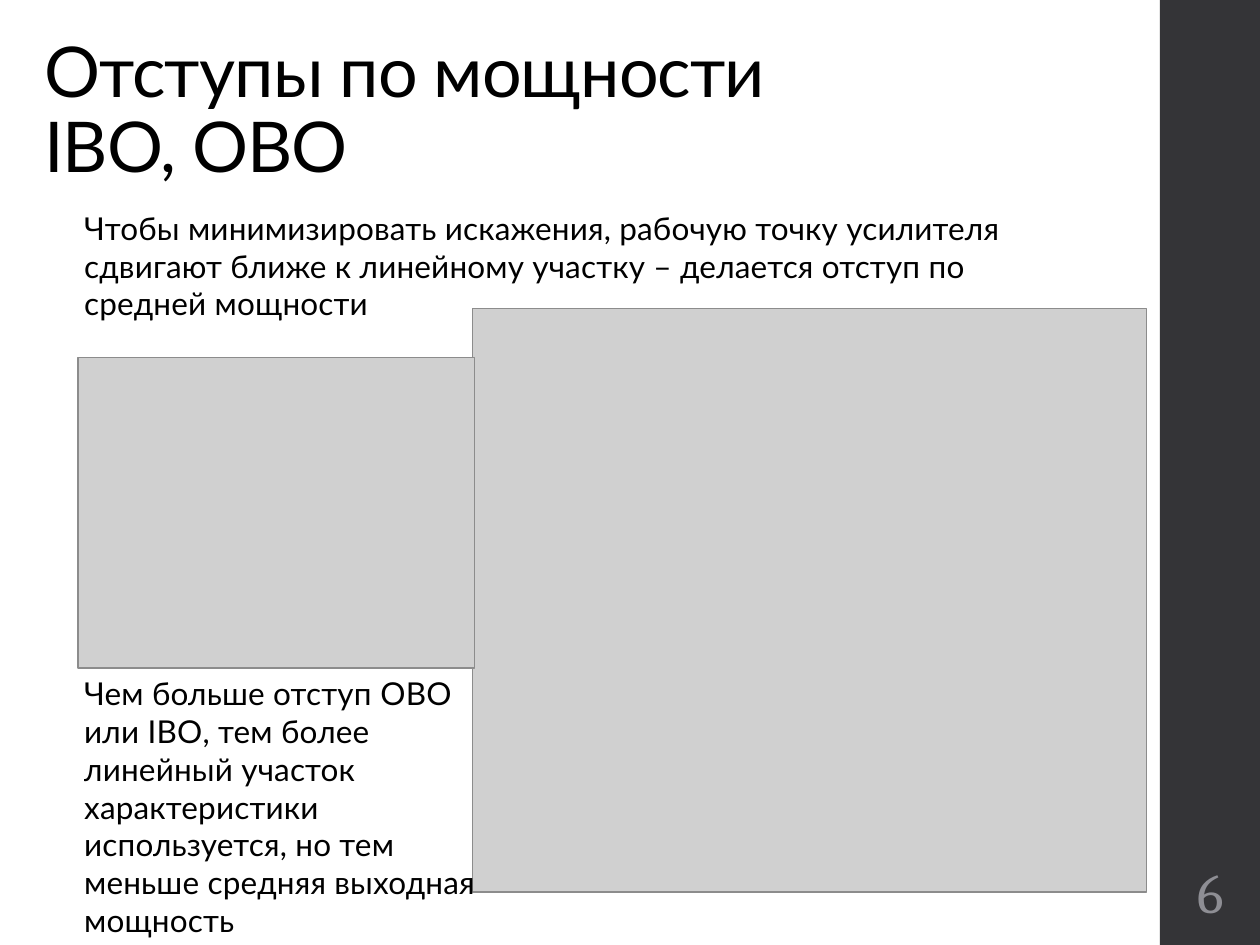
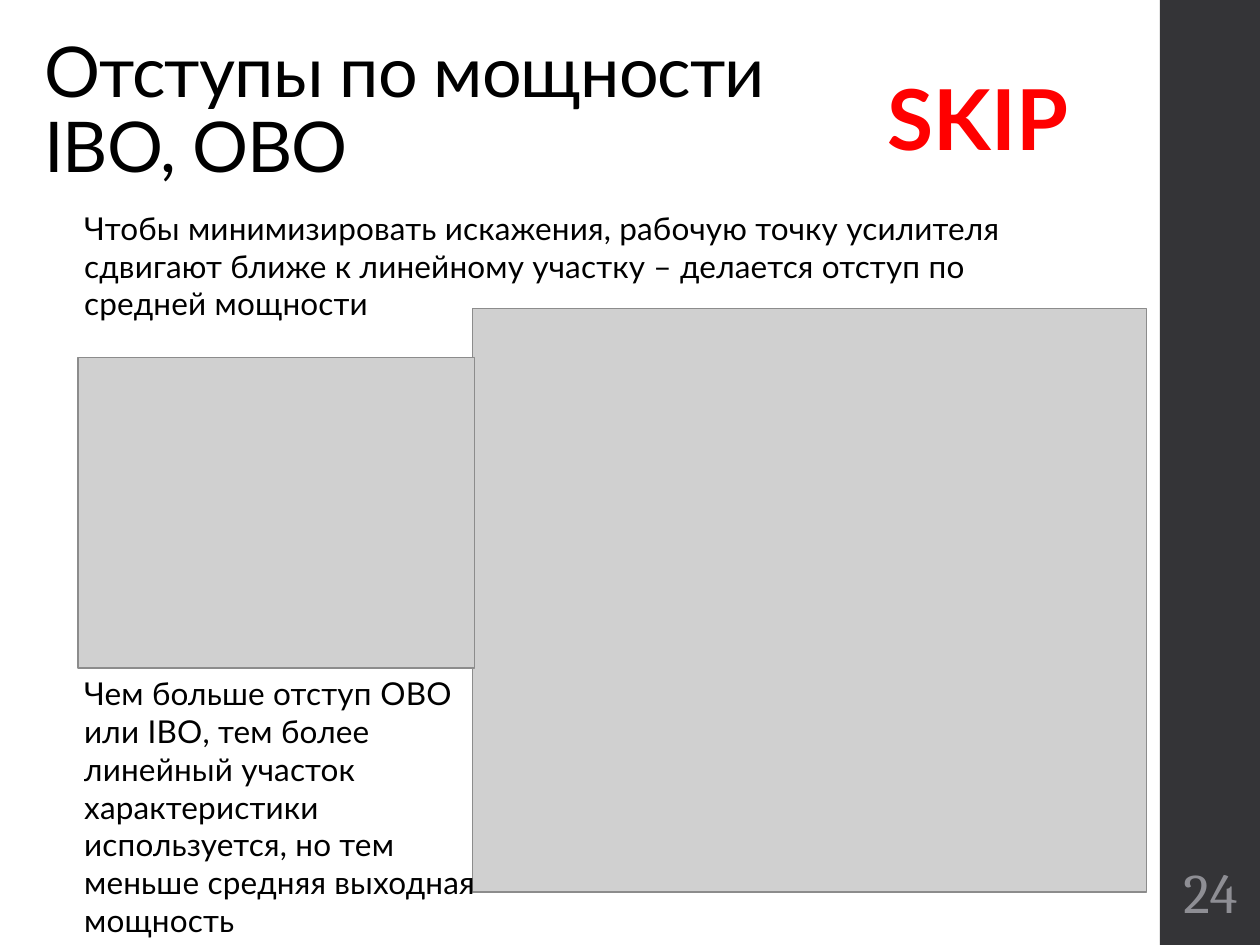
Before and after one commit to kannab98/graduation-paper, a slide deck: slide 24 of Presentation.pptx (slide 6 before the commit). Drawn at 1260x945 pixels with LibreOffice and Linux fonts; fonts in the diff are those of the drawing; grey boxes stand for pictures. Boxes give left, top, right and bottom in pixels: in the first picture for what was removed or moved away, otherwise in the second. Text is boxed around its words. In the diff, an @@ line names an element or a change of style, - is before the commit and + after.

```diff
--- a/Presentation.pptx
+++ b/Presentation.pptx
@@ text added at [888, 88, 1069, 151], 48 pt, text #FF0000, bold @@
+SKIP
@@ page number at [1183, 875, 1237, 913]: text changed @@
-6
+24
```
Also in this commit, not shown: 8 other slides changed, 3 slides added, 1 slide removed, 2 other files.
